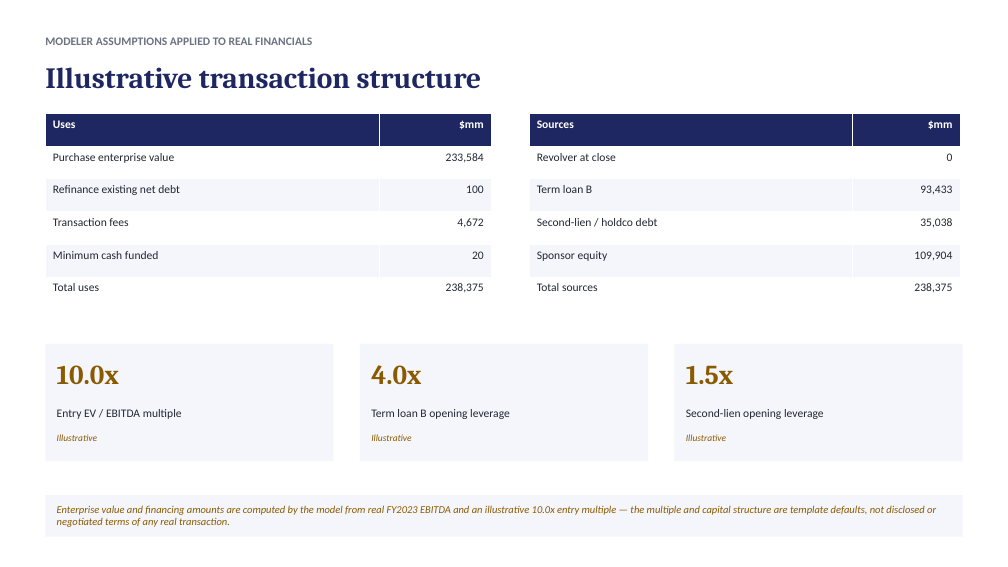
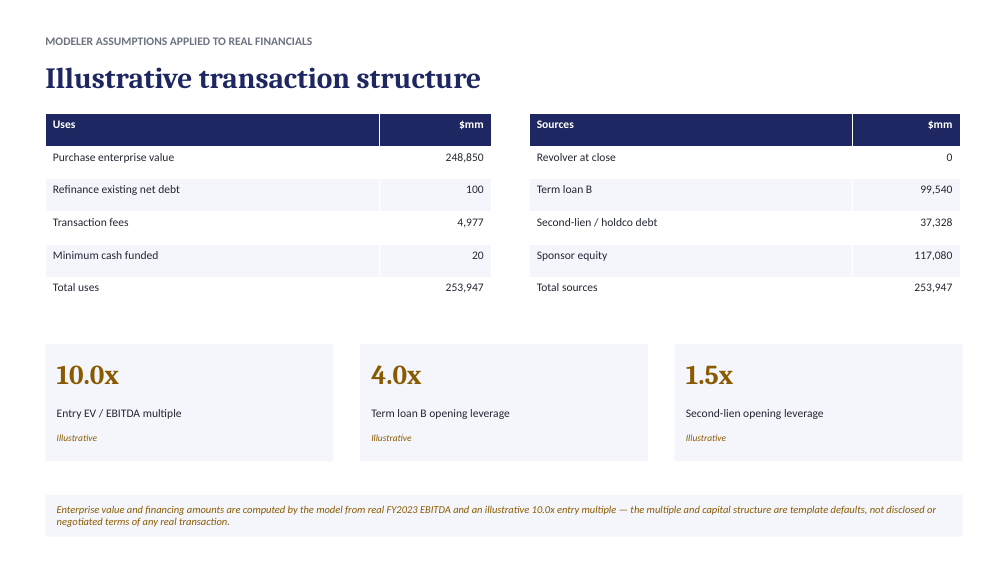
Before and after one commit to SMC17/finance-segway, a slide deck: slide 4 of 03_Private_Equity/presentations/pe-public-home-depot-2023-ic-memo.pptx. Drawn at 1008x567 pixels with LibreOffice and Linux fonts; fonts in the diff are those of the drawing. Boxes give left, top, right and bottom in pixels: in the first picture for what was removed or moved away, otherwise in the second. Text is boxed around its words. In the diff, an @@ line names an element or a change of style, - is before the commit and + after.

```diff
--- a/03_Private_Equity/presentations/pe-public-home-depot-2023-ic-memo.pptx
+++ b/03_Private_Equity/presentations/pe-public-home-depot-2023-ic-memo.pptx
@@ table at bbox=[45, 113, 492, 310] @@
-row 2, column 2: 233,584
+row 2, column 2: 248,850
-row 4, column 2: 4,672
+row 4, column 2: 4,977
-row 6, column 2: 238,375
+row 6, column 2: 253,947
@@ table at bbox=[529, 113, 961, 310] @@
-row 3, column 2: 93,433
+row 3, column 2: 99,540
-row 4, column 2: 35,038
+row 4, column 2: 37,328
-row 5, column 2: 109,904
+row 5, column 2: 117,080
-row 6, column 2: 238,375
+row 6, column 2: 253,947
```
Also in this commit, not shown: 5 other slides changed, 11 other files.
